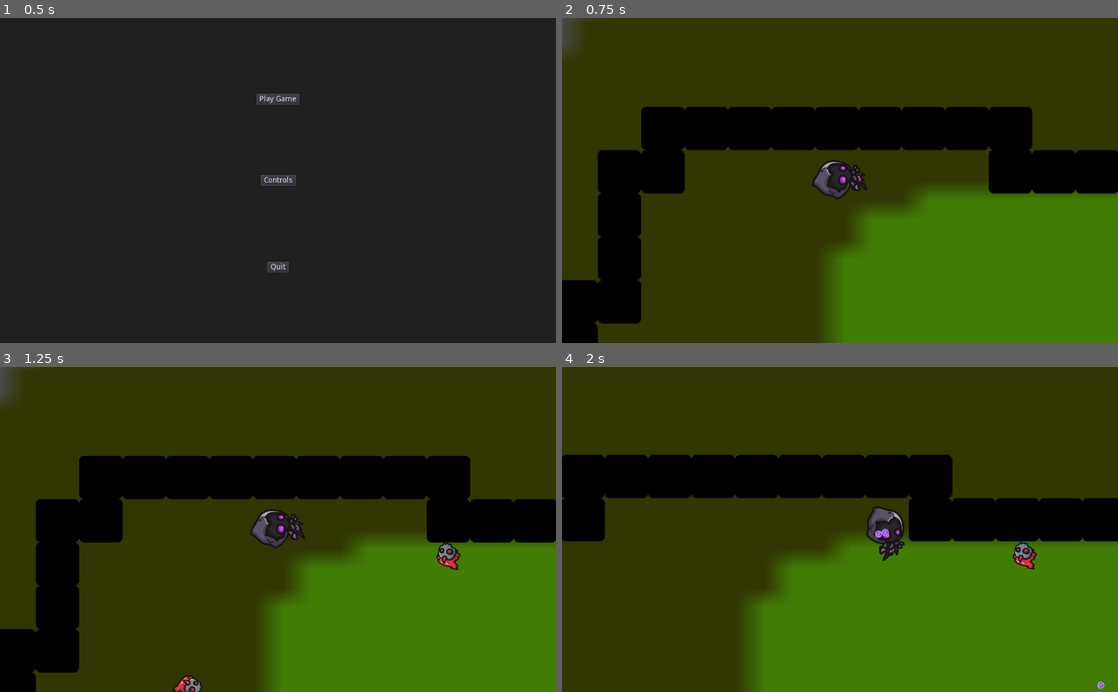
Above: before the commit, frames 1-4 (two rows, left to right).
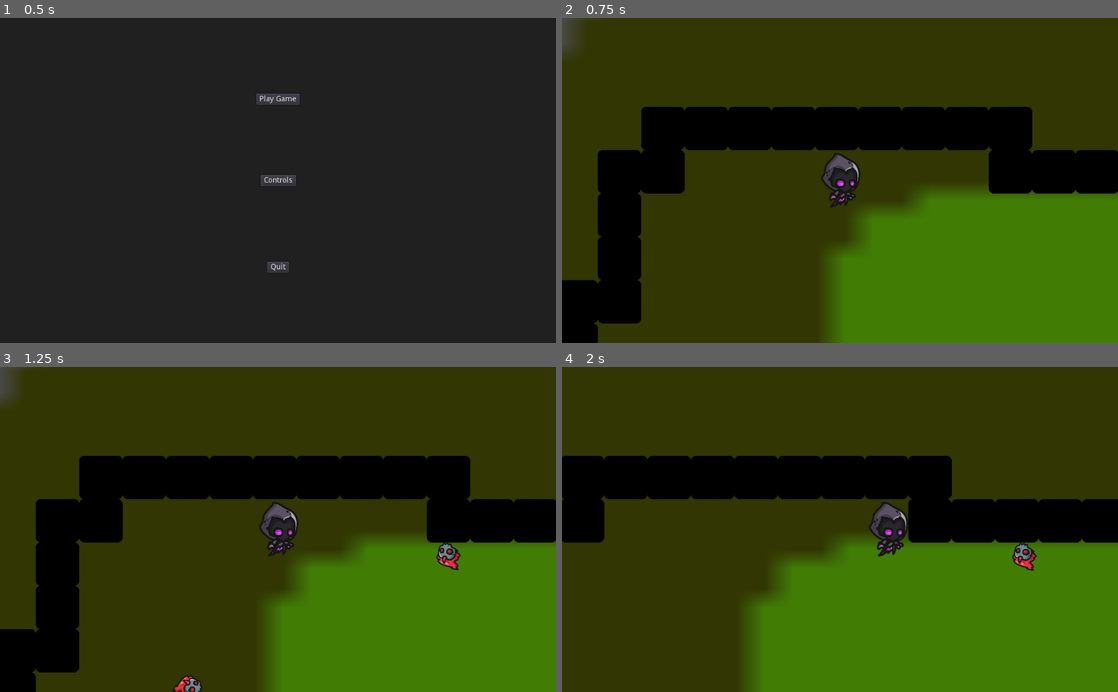
Above: after the commit, the same moments.

Repository: danielmfr/Trabalho_Final-Prog_para_Jogos
Game: Godot game, scene res://Scenes/levels/MainMenu.tscn
Two runs of this game, one before a commit and one after it. Both use one fixed random seed, a clock stepped at 60 frames per second and the inputs below. The engine's default icon, where the game draws it, is replaced by a stand-in: a white triangle on a blue panel in a dark square.
Inputs (mouse positions are in pixels of both pictures, inside the frame that each line leads up to):
- Up to frame 1 (0.5 s): no input
- Up to frame 2 (0.75 s): click "Play Game" at 0.5 s
- Up to frame 3 (1.25 s): no input
- Up to frame 4 (2 s): move the mouse to (962, 513) at 1.27 s; press the mouse at (962, 513) at 1.28 s; hold D (right) from 1.28 s (still down)

Frame 1 is identical in both runs. In frame 2, 0.7% of the frame differs, in the area x 45-55%, y 41-59%; in frame 3, 0.7%; in frame 4, 1.5%, in the area x 0-100%, y 26-100%.

Commit message:
Sistema de tiro
Para o próximo passo devemos implementar a morte dos inimigos e retirar do inimigo o acesso a posição do player

Diff:
--- a/Scenes/characters/Enemy.gd
+++ b/Scenes/characters/Enemy.gd
@@ -17,4 +17,5 @@
 
 func _on_Area2D_body_entered(body):
 	if 'Bullet' in body.name:
+		print('morreu')
 		queue_free()
--- a/Scenes/characters/Player.gd
+++ b/Scenes/characters/Player.gd
@@ -1,8 +1,7 @@
 extends KinematicBody2D
 
 var movespeed = 500
-var bullet_speed = 2000
-var bullet = preload("res://Scenes/props/Bullet.tscn")
+onready var bullet = preload("res://Scenes/props/Bullet.tscn")
 
 func _ready():
 	pass
@@ -15,23 +14,23 @@
 	if Input.is_action_pressed("down"):
 		motion.y += 1
 	if Input.is_action_pressed("left"):
+		get_node( "Sprite" ).set_flip_h( true )
 		motion.x -= 1
 	if Input.is_action_pressed("right"):
+		get_node( "Sprite" ).set_flip_h( false )
 		motion.x += 1
 
 	motion = motion.normalized()
 	motion = move_and_slide(motion * movespeed)
-	look_at(get_global_mouse_position())
 
-	if Input.is_action_pressed("LMB"):
+	if Input.is_action_just_pressed("LMB"):
 		fire()
 
 func fire():
 	var bullet_instance = bullet.instance()
 	bullet_instance.position = get_global_position()
-	bullet_instance.rotation_degrees = rotation_degrees
-	bullet_instance.apply_impulse(Vector2(0, bullet_speed), Vector2(bullet_speed, 0).rotated(rotation))
-	get_tree().get_root().call_deferred('add_child', bullet_instance)
+	get_parent().add_child(bullet_instance)
+
 
 func death():
 	get_tree().reload_current_scene()
--- a/Scenes/levels/MainMenu.gd
+++ b/Scenes/levels/MainMenu.gd
@@ -3,14 +3,11 @@
 func _ready():
 	pass # Replace with function body.
 
-
 func _on_Play_pressed():
 	get_tree().change_scene("res://Scenes/levels/Phase1.tscn")
-
 
 func _on_Controls_pressed():
 	get_tree().change_scene("res://Scenes/levels/Controls.tscn")
 
-
 func _on_Quit_pressed():
 	get_tree().quit()
--- a/Scenes/props/Bullet.gd
+++ b/Scenes/props/Bullet.gd
@@ -1,11 +1,21 @@
-extends RigidBody2D
+extends Area2D
+
+const speed = 10
+var target
+var velocity = Vector2()
+
+func _ready():
+	target = get_global_mouse_position()
+	velocity -= (position - target).normalized()*speed
 
 
-func _ready():
-	pass
+func _physics_process(delta):
+	#velocity = -(position - target).normalized()
+	#velocity = Vector2(30,0)
+	position += velocity
 
 
-func _on_Area2D_body_entered(body):
+func _on_Bullet_body_entered(body):
 	if "Enemy" in body.name:
 		queue_free()
 	elif "TileMap" in body.name:
--- a/Scenes/props/Bullet.tscn
+++ b/Scenes/props/Bullet.tscn
@@ -1,27 +1,19 @@
-[gd_scene load_steps=5 format=2]
+[gd_scene load_steps=4 format=2]
 
 [ext_resource path="res://Assets/textures/Player/Wraith_03.png" type="Texture" id=1]
 [ext_resource path="res://Scenes/props/Bullet.gd" type="Script" id=2]
 
-[sub_resource type="RectangleShape2D" id=1]
-extents = Vector2( 6, 6 )
-
 [sub_resource type="RectangleShape2D" id=2]
 extents = Vector2( 6, 6 )
 
-[node name="Bullet" type="RigidBody2D"]
+[node name="Bullet" type="Area2D"]
 script = ExtResource( 2 )
-
-[node name="CollisionShape2D" type="CollisionShape2D" parent="."]
-shape = SubResource( 1 )
 
 [node name="Sprite" type="Sprite" parent="."]
 scale = Vector2( 0.1, 0.1 )
 texture = ExtResource( 1 )
 
-[node name="Area2D" type="Area2D" parent="."]
-
-[node name="CollisionShape2D" type="CollisionShape2D" parent="Area2D"]
+[node name="CollisionShape2D" type="CollisionShape2D" parent="."]
 shape = SubResource( 2 )
 
-[connection signal="body_entered" from="Area2D" to="." method="_on_Area2D_body_entered"]
+[connection signal="body_entered" from="." to="." method="_on_Bullet_body_entered"]
